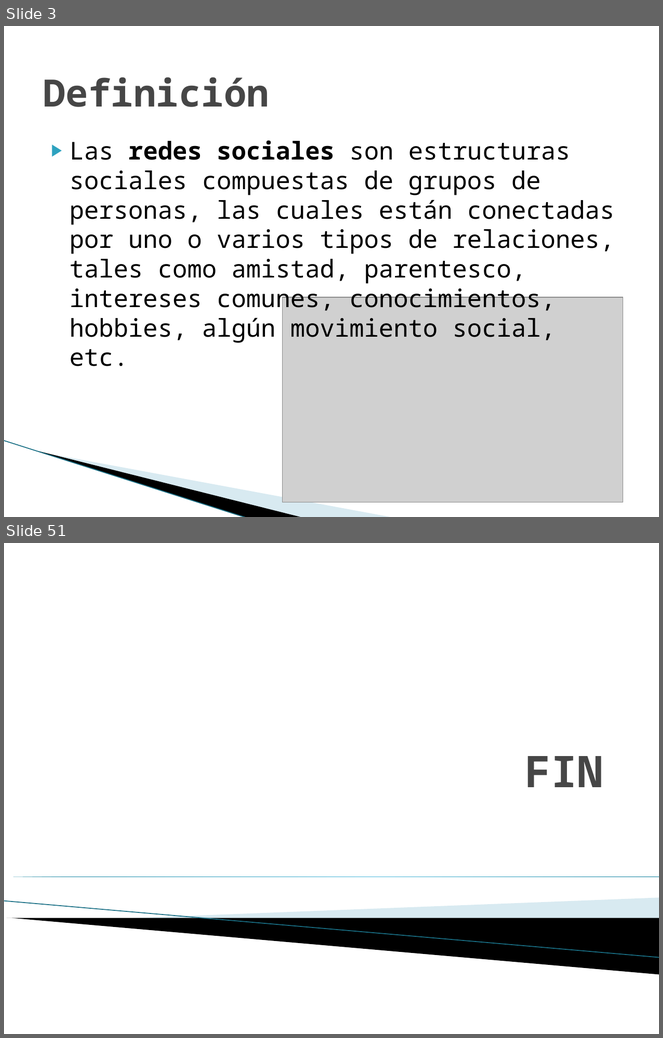
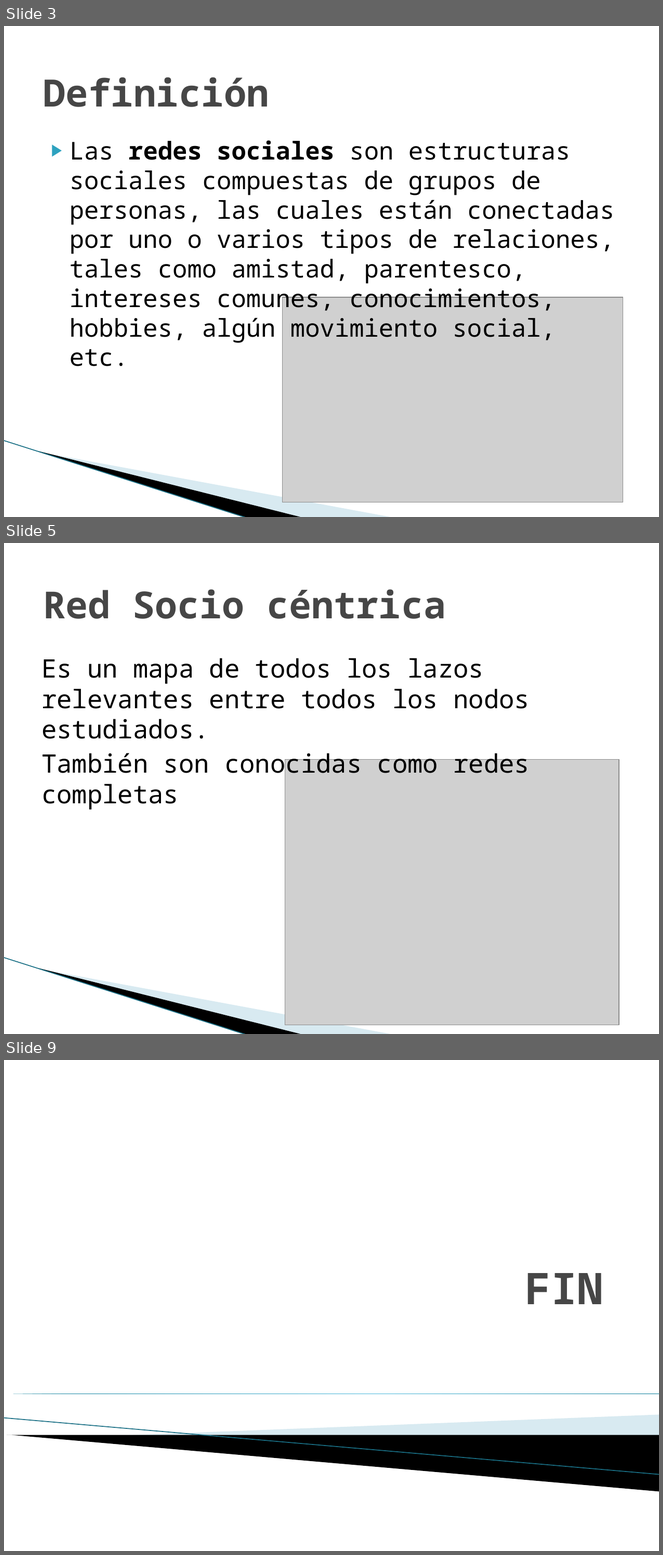
Before and after one commit to carlamadeo/proyectosfacultad, a slide deck: Modelos Organizacionales/TPS/TP_Grupo_C_Redes_Sociales.pptx. Shown one above the other, each under a label of ours: slides 3 and 51 before the commit, slides 3, 5 and 9 after it; the slides between them are not shown. The pictures are 663x1038 and 663x1555 pixels, drawn with LibreOffice and Linux fonts; fonts in the diff are those of the drawing; grey boxes stand for pictures; background and template pictures are left out. Boxes give left, top, right and bottom in pixels: in the first picture for what was removed or moved away, otherwise in the second. Text is boxed around its words. In the diff, an @@ line names an element or a change of style, - is before the commit and + after.

```diff
--- a/Modelos Organizacionales/TPS/TP_Grupo_C_Redes_Sociales.pptx
+++ b/Modelos Organizacionales/TPS/TP_Grupo_C_Redes_Sociales.pptx
@@ slide 5 added at box(4, 543, 659, 1034), background #FFFFFF; not listed: 3 template elements that a slide beside it also shows @@
@@ title added at box(43, 589, 446, 619), 41 pt, text #464646, bold @@
+Red Socio céntrica
@@ text added at box(41, 658, 530, 810), 28 pt, text #000000 @@
+Es un mapa de todos los lazos relevantes entre todos los nodos estudiados.
+También son conocidas como redes completas
@@ picture added at box(285, 760, 619, 1025) @@
@@ what was slide 51 is now slide 9 @@
```
Also in this commit, not shown: 4 other slides added, 47 slides removed, 4 other files.
